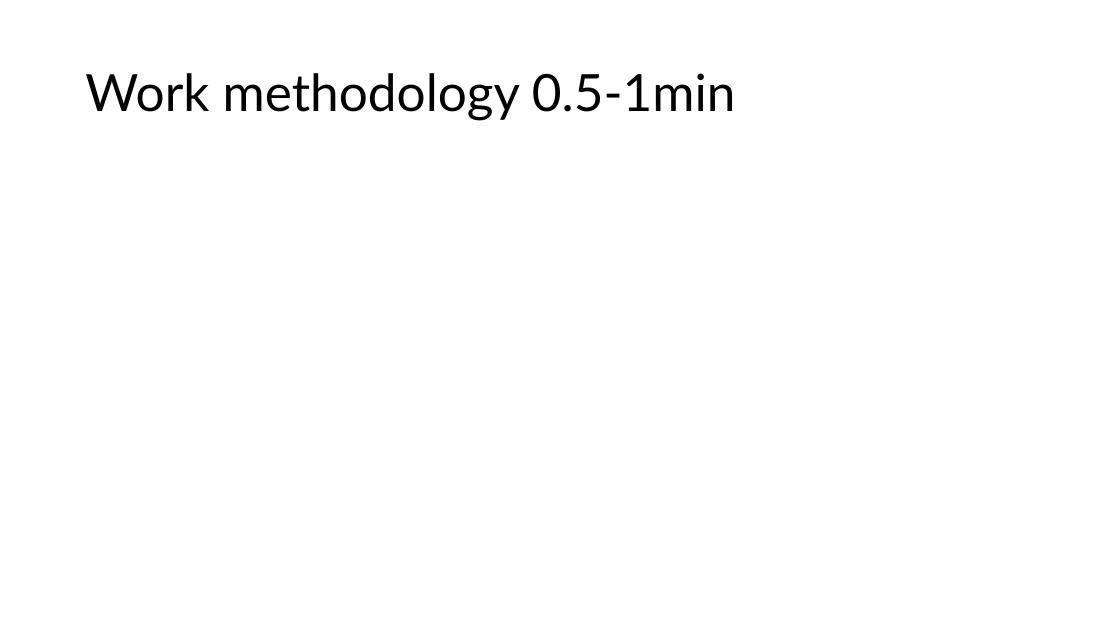
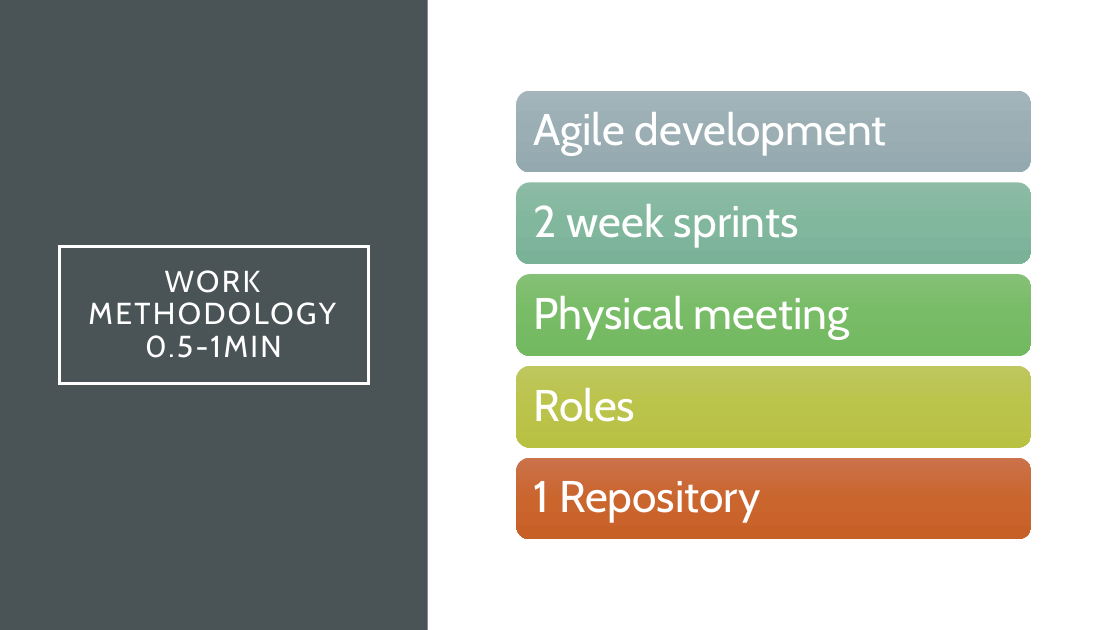
Before and after one commit to Osterie/IDATA2301_IDATA2306_GROUP_7, a slide deck: slide 3 of group7-idata2301-idata2306-presentation.pptx. Drawn at 1120x630 pixels with LibreOffice and Linux fonts; fonts in the diff are those of the drawing. Boxes give left, top, right and bottom in pixels: in the first picture for what was removed or moved away, otherwise in the second. Text is boxed around its words. In the diff, an @@ line names an element or a change of style, - is before the commit and + after.

```diff
--- a/group7-idata2301-idata2306-presentation.pptx
+++ b/group7-idata2301-idata2306-presentation.pptx
@@ rectangle added at box(0, 0, 428, 630), fill #4A5356 @@
@@ title "WORK METHODOLOGY 0.5-1MIN": place and size @@
-title "WORK METHODOLOGY 0.5-1MIN" at box(85, 73, 736, 120)
+title "WORK METHODOLOGY 0.5-1MIN" at box(59, 246, 368, 384)
@@ title "WORK METHODOLOGY 0.5-1MIN" at box(59, 246, 368, 384): outline none to #FFFFFF 2.5 pt @@
@@ title at box(88, 270, 335, 358): text changed; size 44 to 26 pt; font Lato to Cabin; text colour #000000 to #FFFFFF @@
-Work methodology 0.5-1min
+WORK METHODOLOGY 0.5-1MIN
@@ group added at box(517, 91, 1032, 539): 5 rounded rectangles, 5 texts @@
+Agile development
+2 week sprints
+Physical meeting
+Roles
+1 Repository
```
Also in this commit, not shown: 20 other slides changed, 1 slide added.
